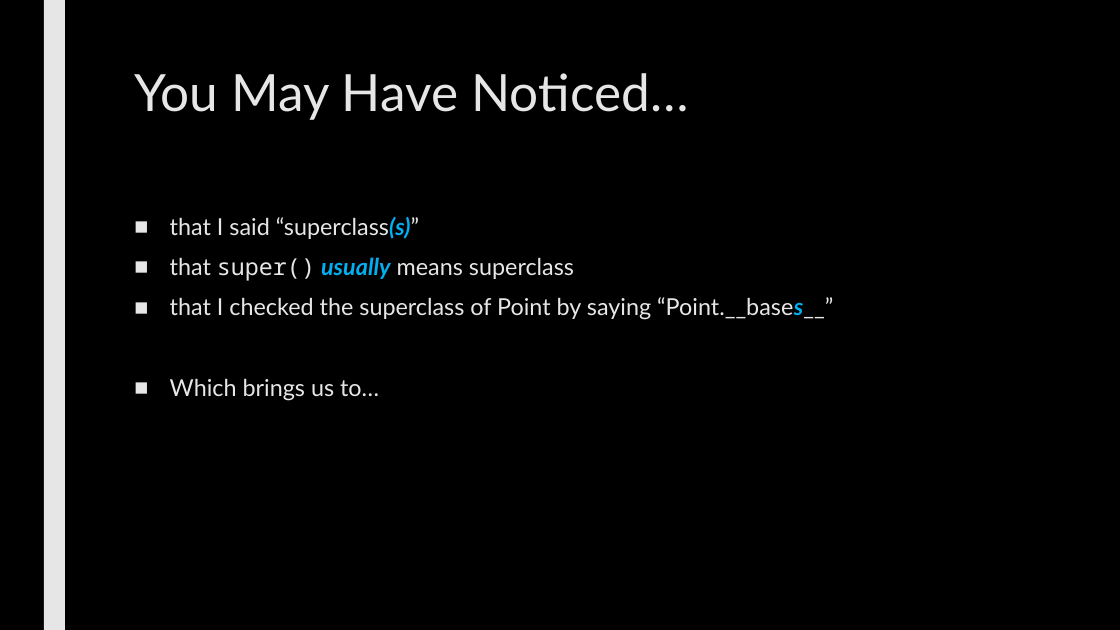
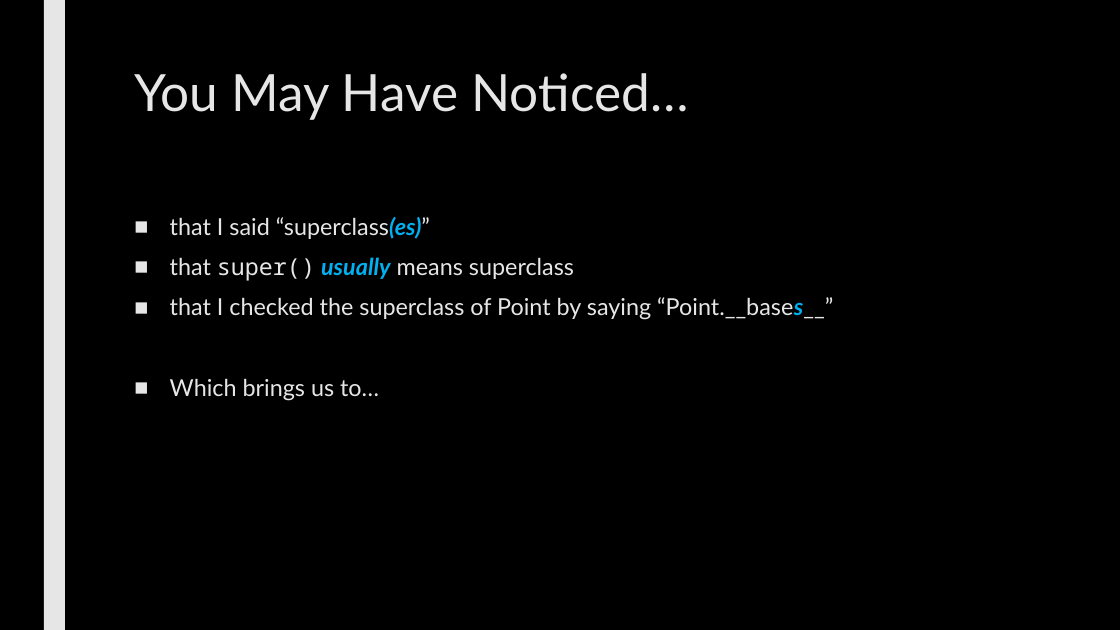
Before and after one commit to max7patek/metaprogramming, a slide deck: slide 11 of slides/01-PythonInheritance.pptx (slide 12 before the commit). Drawn at 1120x630 pixels with LibreOffice and Linux fonts; fonts in the diff are those of the drawing. Boxes give left, top, right and bottom in pixels: in the first picture for what was removed or moved away, otherwise in the second. Text is boxed around its words. In the diff, an @@ line names an element or a change of style, - is before the commit and + after.

```diff
--- a/slides/01-PythonInheritance.pptx
+++ b/slides/01-PythonInheritance.pptx
@@ text at (170,217,430,239): text changed @@
-■ that I said “superclass(s)”
+■ that I said “superclass(es)”
```
Also in this commit, not shown: 7 other slides changed, 2 slides added, 3 slides removed, 2 other files.
